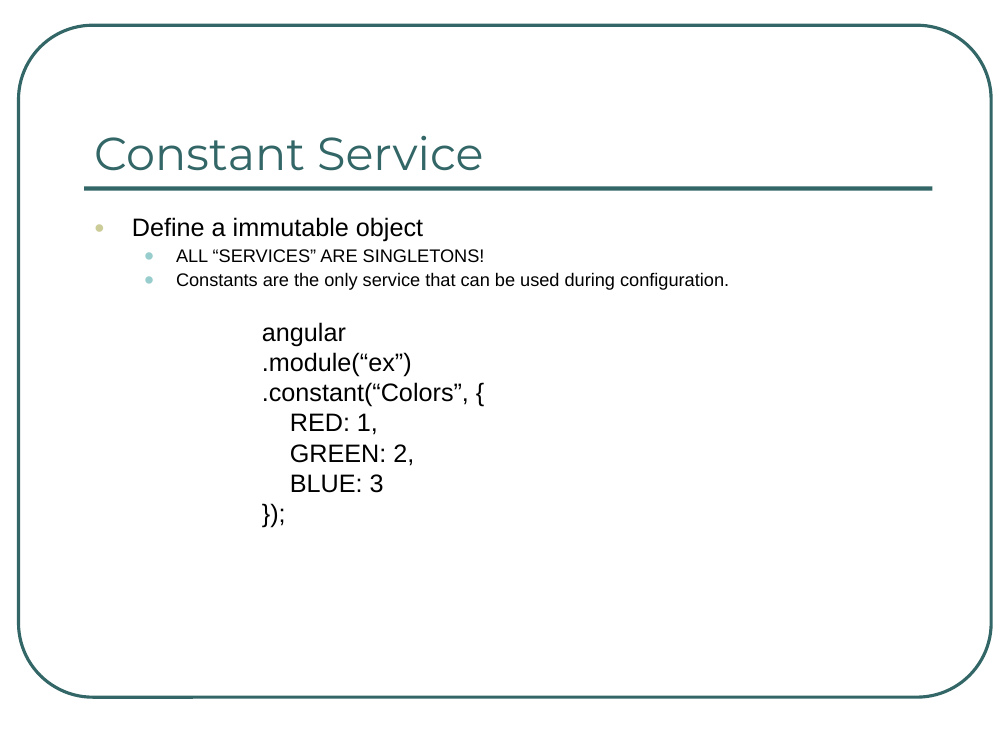
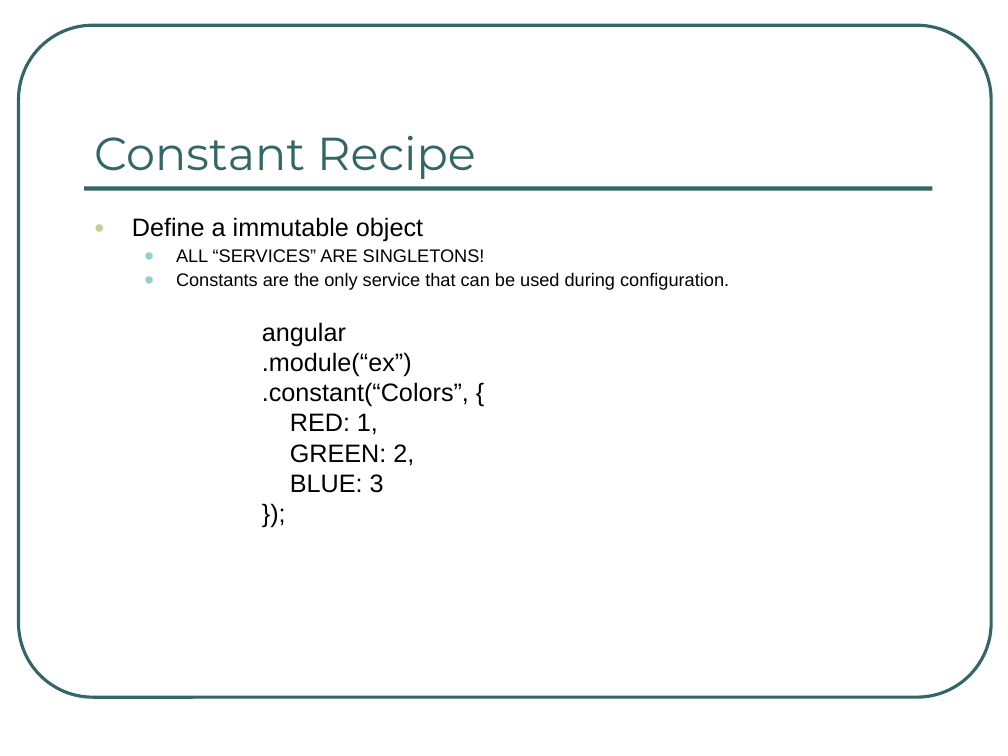
Before and after one commit to ng-al/AngularIntroApp, a slide deck: slide 23 of AngularJS Intro.ppt (slide 14 before the commit). Drawn at 1008x756 pixels with LibreOffice and Linux fonts; fonts in the diff are those of the drawing. Boxes give left, top, right and bottom in pixels: in the first picture for what was removed or moved away, otherwise in the second. Text is boxed around its words. In the diff, an @@ line names an element or a change of style, - is before the commit and + after.

```diff
--- a/AngularJS Intro.ppt
+++ b/AngularJS Intro.ppt
@@ title at bbox=[94, 135, 476, 179]: text changed @@
-Constant Service
+Constant Recipe
```
Also in this commit, not shown: 12 other slides changed, 12 slides added, 4 slides removed.
